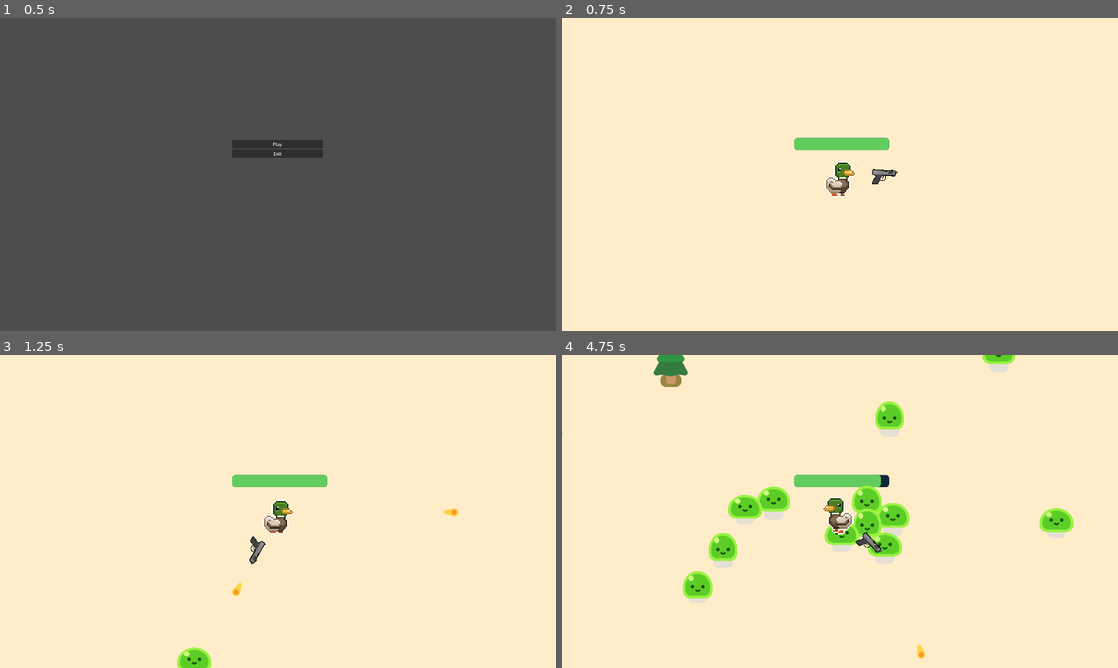
Above: before the commit, frames 1-4 (two rows, left to right).
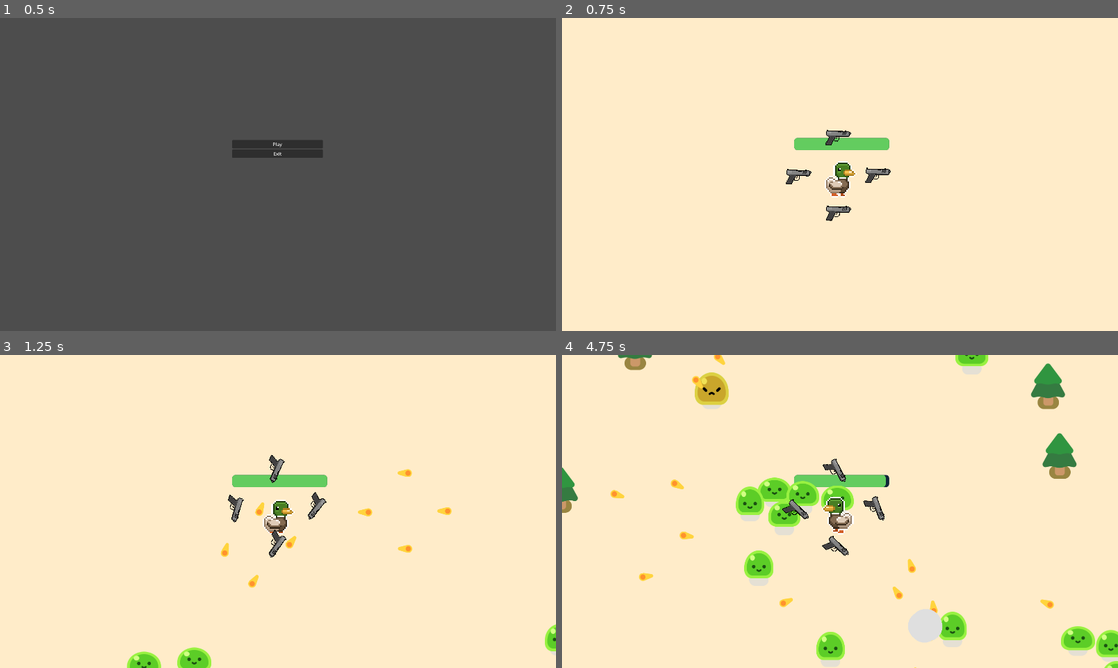
Above: after the commit, the same moments.

Repository: 63csmith/slime_game
Game: Godot game, scene res://main_menu.tscn
Two runs of this game, one before a commit and one after it. Both use one fixed random seed, a clock stepped at 60 frames per second and the inputs below.
Inputs:
- Up to frame 1 (0.5 s): no input
- Up to frame 2 (0.75 s): click "Play" at 0.5 s
- Up to frame 3 (1.25 s): no input
- Up to frame 4 (4.75 s): hold D (move_right) 1.28-2.03 s; hold S (move_down) 2.03-2.78 s; hold D (move_right) 2.78-3.53 s; hold W (move_up) 3.53-4.28 s; hold A (move_left) from 4.28 s (still down)

Frame 1 is identical in both runs. In frame 2, 0.5% of the frame differs, in the area x 40-61%, y 35-65%; in frame 3, 1.5%; in frame 4, 12%, in the area x 0-100%, y 0-100%.

Commit message:
guns

Diff:
--- a/duck_player.tscn
+++ b/duck_player.tscn
@@ -39,7 +39,22 @@
 scale = Vector2(0.2, 0.2)
 
 [node name="Gun" parent="Ducky" instance=ExtResource("3_apu7x")]
-position = Vector2(-0.2, 0)
+position = Vector2(27, -1.6)
+scale = Vector2(0.2, 0.2)
+collision_layer = 2
+
+[node name="Gun2" parent="Ducky" instance=ExtResource("3_apu7x")]
+position = Vector2(-27.8, -0.8)
+scale = Vector2(0.2, 0.2)
+collision_layer = 2
+
+[node name="Gun3" parent="Ducky" instance=ExtResource("3_apu7x")]
+position = Vector2(-0.199999, 24.4)
+scale = Vector2(0.2, 0.2)
+collision_layer = 2
+
+[node name="Gun4" parent="Ducky" instance=ExtResource("3_apu7x")]
+position = Vector2(-0.4, -27.8)
 scale = Vector2(0.2, 0.2)
 collision_layer = 2
 
@@ -51,7 +66,7 @@
 collision_mask = 2
 
 [node name="CollisionShape2D" type="CollisionShape2D" parent="Ducky/HurtBox"]
-position = Vector2(-6, 8)
+position = Vector2(-10, 9)
 shape = SubResource("CircleShape2D_srmo7")
 debug_color = Color(0.984628, 0.122069, 9.62615e-07, 0.42)
 
--- a/gun.tscn
+++ b/gun.tscn
@@ -21,7 +21,7 @@
 rotation = 0.0747204
 
 [node name="Pistol" type="Sprite2D" parent="Gun Pivot"]
-position = Vector2(159.33, -14.9358)
+position = Vector2(1.07179, 0.922564)
 rotation = -0.0520194
 scale = Vector2(0.5, 0.5)
 texture = ExtResource("2_ju1qt")
--- a/run_game.gd
+++ b/run_game.gd
@@ -19,7 +19,8 @@
 
 func _on_timer_timeout():
 	spawn_mob()
-	#spawn_tree()
+	spawn_mob()
+	spawn_tree()
 
 #func _on_player_health_depleted():
 	#$GameOver.visible = true
@@ -28,8 +29,8 @@
 	#get_tree().paused = true
 
 
-func _on_timer_2_timeout():
-	spawn_tree()
+#func _on_timer_2_timeout():
+	#spawn_tree()
 
 func _on_replay_pressed():
 	get_tree().change_scene_to_file("res://run_game.tscn")
@@ -43,3 +44,6 @@
 	$GameOver.visible = true
 	$Duck_player.visible = false
 	$Duck_player/Ducky/Gun.queue_free()
+	$Duck_player/Ducky/Gun2.queue_free()
+	$Duck_player/Ducky/Gun3.queue_free()
+	$Duck_player/Ducky/Gun4.queue_free()
